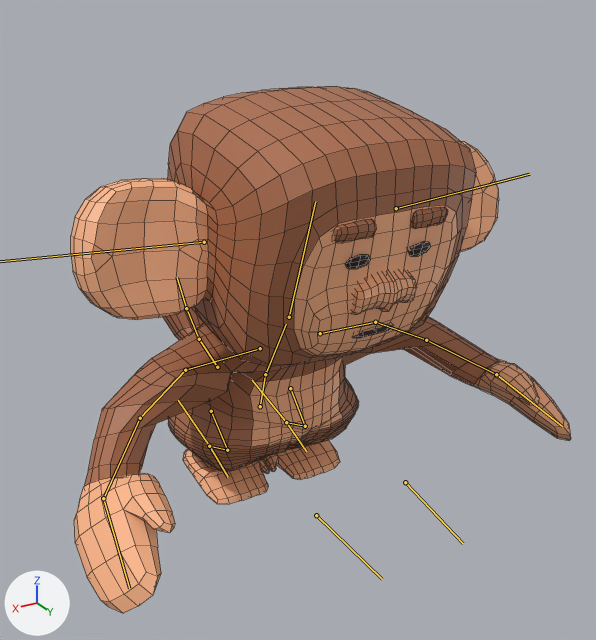
Two versions of the FBX model Assets/_Project/Prefabs/Monkey/jumpAnimation.fbx, one commit apart.
Both versions are drawn from a camera (50 mm lens) standing at (1.82, 3.43, 2.49) and looking at (-0.16, 0.13, 0.84). Every picture has the same lights, and +X, +Y and +Z are marked at lower left. Both versions are drawn at frame 3 of the action 'Jump'; the numbers are the values there. The bones that bend it are drawn over the model as lines. Mesh edges are drawn as thin lines.

In view in the first picture: 'LowPolyMonkey'.
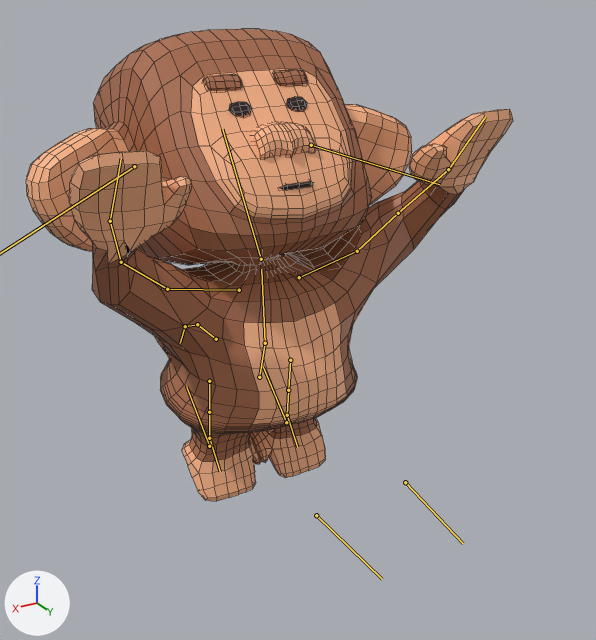
Where the change shows, as pixel boxes (x1, y1, x2, y2) in the pictures (596 x 640 px):
'LowPolyMonkey', posed (10% shorter): before (71, 86, 571, 613); after (26, 29, 513, 501)
bone 'Pelvis', root to tip: before (260, 406) to (266, 371); after (259, 377) to (265, 339)
bone 'Spine', root to tip: before (265, 374) to (286, 324); after (265, 343) to (261, 269)
bone 'Head', root to tip: before (289, 317) to (315, 201); after (261, 259) to (222, 129)
bone 'Ear.L', root to tip: before (396, 208) to (529, 174); after (311, 145) to (439, 184)
bone 'Shoulder.L', root to tip: before (320, 333) to (375, 322); after (299, 277) to (357, 251)
bone 'UpperArm.L', root to tip: before (375, 322) to (426, 340); after (357, 251) to (398, 213)
bone 'LowerArm.L', root to tip: before (426, 340) to (496, 374); after (398, 213) to (448, 169)
bone 'Hand.L', root to tip: before (496, 374) to (562, 426); after (448, 169) to (485, 116)
bone 'Shoulder.R', root to tip: before (260, 348) to (185, 370); after (239, 290) to (167, 289)
bone 'UpperArm.R', root to tip: before (185, 370) to (140, 418); after (167, 289) to (121, 262)
bone 'LowerArm.R', root to tip: before (140, 418) to (103, 498); after (121, 262) to (110, 221)
bone 'Hand.R', root to tip: before (103, 498) to (129, 588); after (110, 221) to (121, 158)
bone 'UpperLeg.L', root to tip: before (290, 388) to (305, 426); after (290, 360) to (288, 390)
bone 'LowerLeg.L', root to tip: before (305, 426) to (286, 422); after (288, 390) to (287, 415)
bone 'Foot.L', root to tip: before (286, 422) to (306, 451); after (287, 415) to (297, 447)
bone 'Tail1', root to tip: before (217, 367) to (199, 339); after (216, 339) to (197, 324)
bone 'Tail2', root to tip: before (199, 339) to (186, 308); after (197, 324) to (185, 326)
bone 'Tail3', root to tip: before (186, 308) to (177, 277); after (185, 326) to (180, 343)
bone 'UpperLeg.R', root to tip: before (211, 411) to (227, 450); after (209, 381) to (209, 412)
bone 'LowerLeg.R', root to tip: before (227, 450) to (209, 446); after (209, 412) to (209, 438)
bone 'Foot.R', root to tip: before (209, 446) to (228, 477); after (209, 438) to (220, 471)

What changed in the scene script:
```text
Change bone_pelvis:
    where bone_pelvis = bpy.data.objects['Armature'].pose.bones['Pelvis']
    bone_pelvis.location: (0.0, -0.34, 0.07) -> (0.0, 0.22, -0.05)
Change bone_spine:
    where bone_spine = bpy.data.objects['Armature'].pose.bones['Spine']  # child of 'Pelvis'
    bone_spine.rotation_quaternion: (0.964, 0.266, 0.0, 0.0) -> (0.999, 0.051, 0.0, 0.0)  # degrees (31, 0, 0) -> degrees (6, 0, 0)
Change bone_head:
    where bone_head = bpy.data.objects['Armature'].pose.bones['Head']  # child of 'Spine'
    bone_head.rotation_quaternion: (0.987, -0.161, -0.001, 0.0) -> (0.958, -0.288, -0.001, 0.0)  # degrees (-19, 0, 0) -> degrees (-34, 0, 0)
Change bone_ear_l:
    where bone_ear_l = bpy.data.objects['Armature'].pose.bones['Ear.L']  # child of 'Head'
    bone_ear_l.rotation_quaternion: (0.98, 0.035, -0.19, 0.048) -> (0.934, 0.091, 0.257, -0.231)  # degrees (3, -22, 5) -> degrees (4, 31, -27)
Change bone_ear_r:
    where bone_ear_r = bpy.data.objects['Armature'].pose.bones['Ear.R']  # child of 'Head'
    bone_ear_r.rotation_quaternion: (0.98, 0.035, 0.19, -0.048) -> (0.934, 0.091, -0.257, 0.231)  # degrees (3, 22, -5) -> degrees (4, -31, 27)
Change bone_shoulder_l:
    where bone_shoulder_l = bpy.data.objects['Armature'].pose.bones['Shoulder.L']  # child of 'Spine'
    bone_shoulder_l.rotation_quaternion: (0.995, 0.082, 0.01, -0.046) -> (0.986, 0.06, -0.014, 0.155)  # degrees (9, 2, -5) -> degrees (7, -3, 18)
Change bone_upperarm_l:
    where bone_upperarm_l = bpy.data.objects['Armature'].pose.bones['UpperArm.L']  # child of 'Shoulder.L'
    bone_upperarm_l.rotation_quaternion: (0.916, 0.157, -0.341, -0.144) -> (0.943, 0.038, -0.186, 0.275)  # degrees (28, -35, -27) -> degrees (-2, -22, 33)
Change bone_lowerarm_l:
    where bone_lowerarm_l = bpy.data.objects['Armature'].pose.bones['LowerArm.L']  # child of 'UpperArm.L'
    bone_lowerarm_l.rotation_quaternion: (0.974, 0.15, -0.111, -0.128) -> (0.954, 0.286, -0.078, 0.041)  # degrees (19, -10, -17) -> degrees (33, -10, 2)
Change bone_hand_l:
    where bone_hand_l = bpy.data.objects['Armature'].pose.bones['Hand.L']  # child of 'LowerArm.L'
    bone_hand_l.rotation_quaternion: (0.969, 0.223, 0.055, -0.094) -> (0.922, 0.091, -0.329, 0.183)  # degrees (25, 9, -9) -> degrees (4, -40, 21)
Change bone_shoulder_r:
    where bone_shoulder_r = bpy.data.objects['Armature'].pose.bones['Shoulder.R']  # child of 'Spine'
    bone_shoulder_r.rotation_quaternion: (0.995, 0.082, -0.01, 0.046) -> (0.986, 0.06, 0.014, -0.155)  # degrees (9, -2, 5) -> degrees (7, 3, -18)
Change bone_upperarm_r:
    where bone_upperarm_r = bpy.data.objects['Armature'].pose.bones['UpperArm.R']  # child of 'Shoulder.R'
    bone_upperarm_r.rotation_quaternion: (0.915, 0.157, 0.341, 0.144) -> (0.943, 0.038, 0.186, -0.275)  # degrees (28, 35, 27) -> degrees (-2, 22, -33)
Change bone_lowerarm_r:
    where bone_lowerarm_r = bpy.data.objects['Armature'].pose.bones['LowerArm.R']  # child of 'UpperArm.R'
    bone_lowerarm_r.rotation_quaternion: (0.974, 0.15, 0.111, 0.128) -> (0.954, 0.286, 0.078, -0.041)  # degrees (19, 10, 17) -> degrees (33, 10, -2)
Change bone_hand_r:
    where bone_hand_r = bpy.data.objects['Armature'].pose.bones['Hand.R']  # child of 'LowerArm.R'
    bone_hand_r.rotation_quaternion: (0.969, 0.223, -0.055, 0.094) -> (0.922, 0.091, 0.329, -0.183)  # degrees (25, -9, 9) -> degrees (4, 40, -21)
Change bone_upperleg_l:
    where bone_upperleg_l = bpy.data.objects['Armature'].pose.bones['UpperLeg.L']  # child of 'Pelvis'
    bone_upperleg_l.rotation_quaternion: (0.974, 0.225, 0.002, -0.011) -> (0.991, -0.133, 0.003, 0.005)  # degrees (26, 0, -1) -> degrees (-15, 0, 1)
Change bone_lowerleg_l:
    where bone_lowerleg_l = bpy.data.objects['Armature'].pose.bones['LowerLeg.L']  # child of 'UpperLeg.L'
    bone_lowerleg_l.rotation_quaternion: (0.855, -0.519, 0.0, 0.021) -> (0.955, 0.297, 0.0, -0.012)  # degrees (-63, 1, 2) -> degrees (35, 0, -1)
Change bone_foot_l:
    where bone_foot_l = bpy.data.objects['Armature'].pose.bones['Foot.L']  # child of 'LowerLeg.L'
    bone_foot_l.rotation_quaternion: (0.98, 0.198, -0.012, 0.002) -> (0.83, -0.558, 0.004, 0.005)  # degrees (23, -1, 0) -> degrees (-68, 1, 0)
Change bone_tail1:
    where bone_tail1 = bpy.data.objects['Armature'].pose.bones['Tail1']  # child of 'Pelvis'
    bone_tail1.rotation_quaternion: (0.979, -0.205, -0.001, 0.003) -> (0.999, 0.039, -0.004, 0.01)  # degrees (-24, 0, 0) -> degrees (5, 0, 1)
Change bone_tail2:
    where bone_tail2 = bpy.data.objects['Armature'].pose.bones['Tail2']  # child of 'Tail1'
    bone_tail2.rotation_quaternion: (0.975, -0.223, -0.007, 0.002) -> (0.972, 0.235, -0.024, 0.008)  # degrees (-26, -1, 0) -> degrees (27, -3, 0)
Change bone_tail3:
    where bone_tail3 = bpy.data.objects['Armature'].pose.bones['Tail3']  # child of 'Tail2'
    bone_tail3.rotation_quaternion: (0.992, -0.123, -0.008, -0.004) -> (0.963, 0.268, -0.028, -0.015)  # degrees (-14, -1, 0) -> degrees (31, -3, -3)
Change bone_upperleg_r:
    where bone_upperleg_r = bpy.data.objects['Armature'].pose.bones['UpperLeg.R']  # child of 'Pelvis'
    bone_upperleg_r.rotation_quaternion: (0.974, 0.225, -0.002, 0.011) -> (0.991, -0.133, -0.003, -0.005)  # degrees (26, 0, 1) -> degrees (-15, 0, -1)
Change bone_lowerleg_r:
    where bone_lowerleg_r = bpy.data.objects['Armature'].pose.bones['LowerLeg.R']  # child of 'UpperLeg.R'
    bone_lowerleg_r.rotation_quaternion: (0.855, -0.519, 0.0, -0.021) -> (0.955, 0.297, 0.0, 0.012)  # degrees (-63, -1, -2) -> degrees (35, 0, 1)
Change bone_foot_r:
    where bone_foot_r = bpy.data.objects['Armature'].pose.bones['Foot.R']  # child of 'LowerLeg.R'
    bone_foot_r.rotation_quaternion: (0.98, 0.198, 0.012, -0.002) -> (0.83, -0.558, -0.004, -0.005)  # degrees (23, 1, 0) -> degrees (-68, -1, 0)
```
